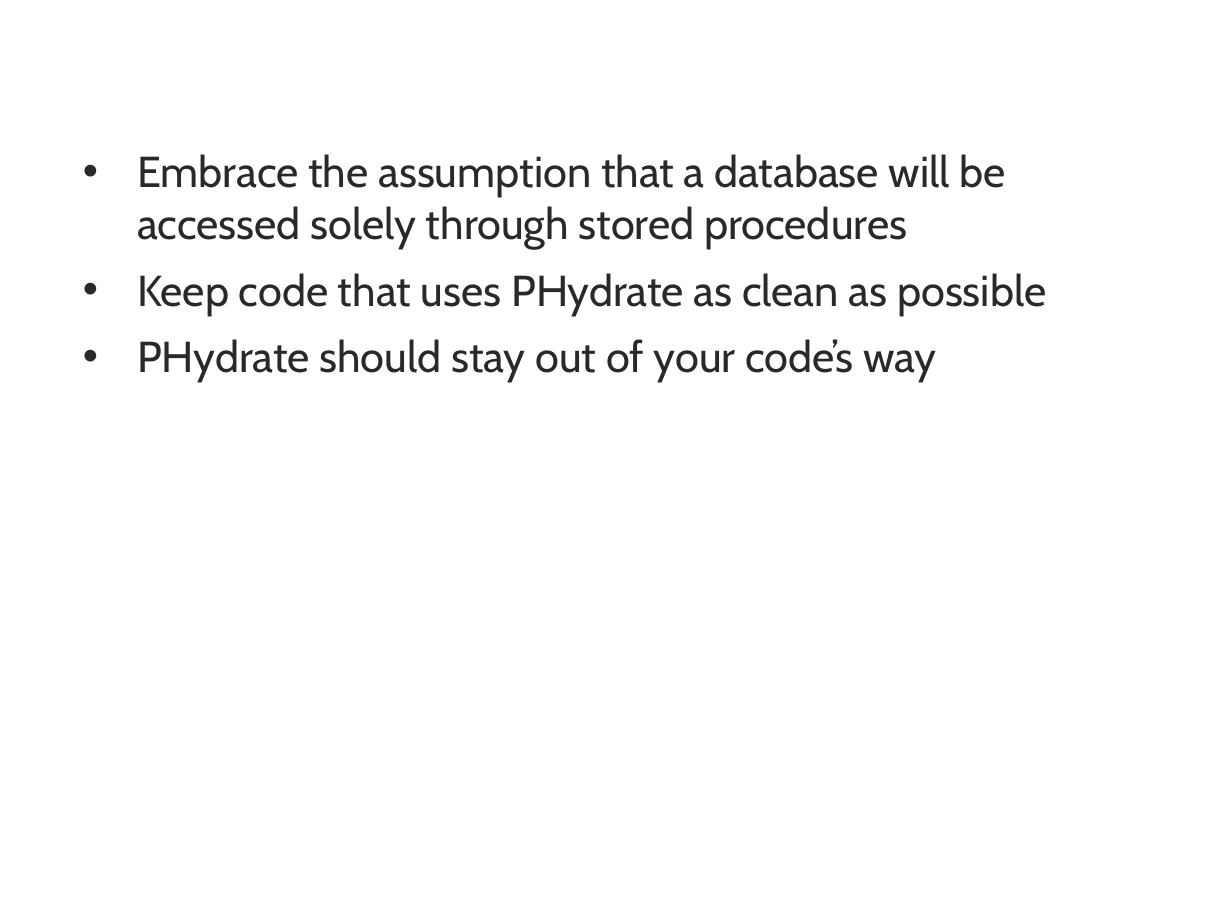
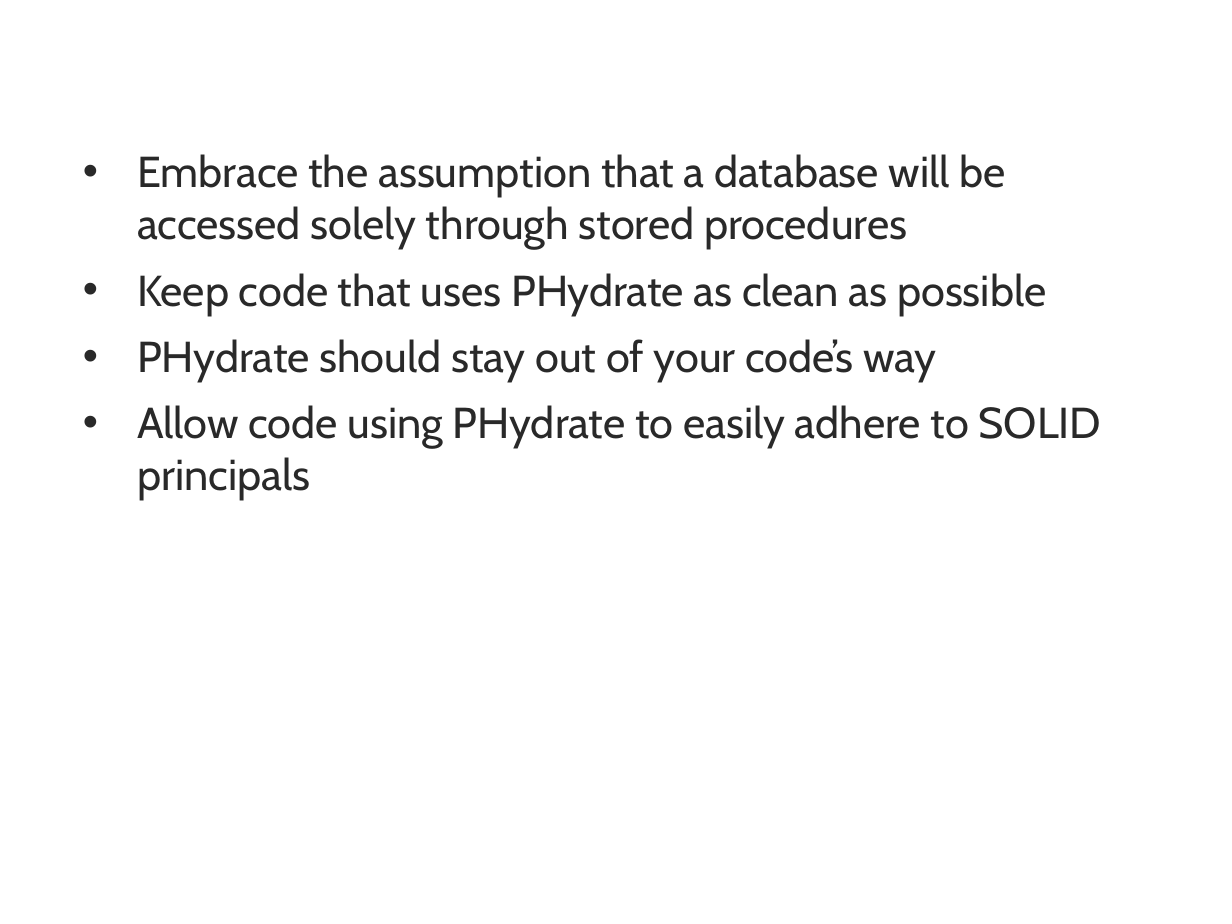
Before and after one commit to PHydrate/PHydrate, a slide deck: slide 3 of doc/PHydrate Presentation.pptx. Drawn at 1232x924 pixels with LibreOffice and Linux fonts; fonts in the diff are those of the drawing; background and template pictures are left out. Boxes give left, top, right and bottom in pixels: in the first picture for what was removed or moved away, otherwise in the second. Text is boxed around its words. In the diff, an @@ line names an element or a change of style, - is before the commit and + after.

Commit message:
Adding more slides to presentation deck

```diff
--- a/doc/PHydrate Presentation.pptx
+++ b/doc/PHydrate Presentation.pptx
@@ text at <box>137,405,1102,501</box>: paragraph added @@
+• Allow code using PHydrate to easily adhere to SOLID principals
```
Also in this commit, not shown: 2 slides added.
